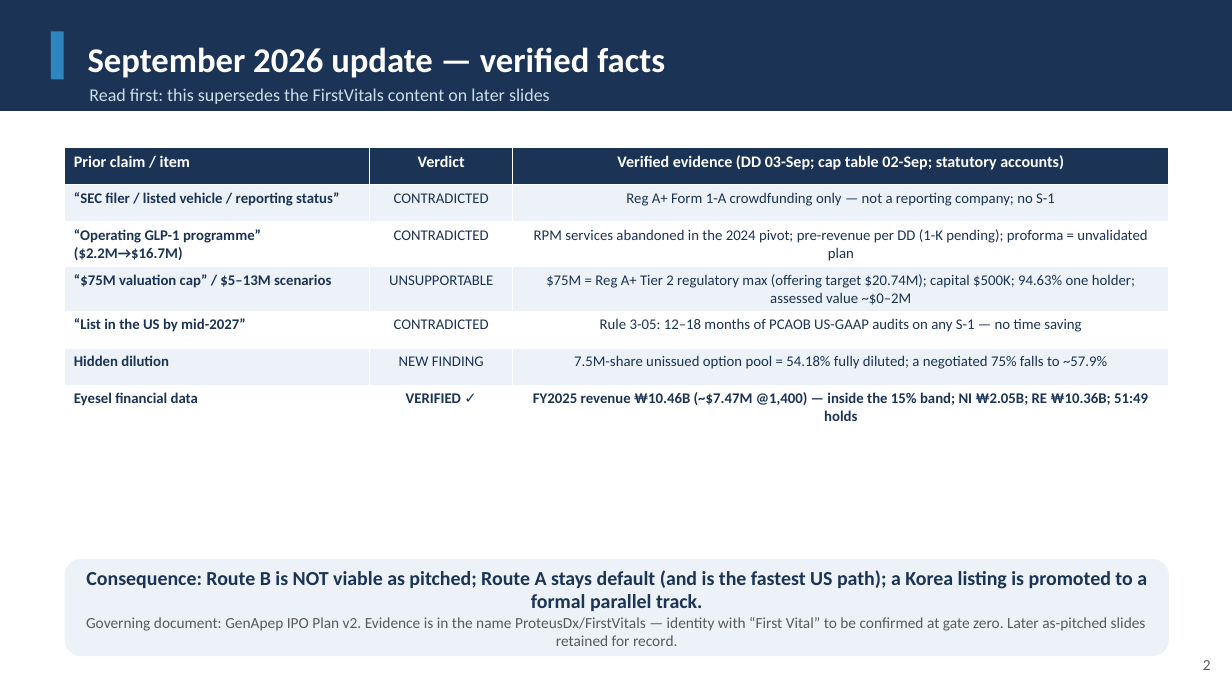
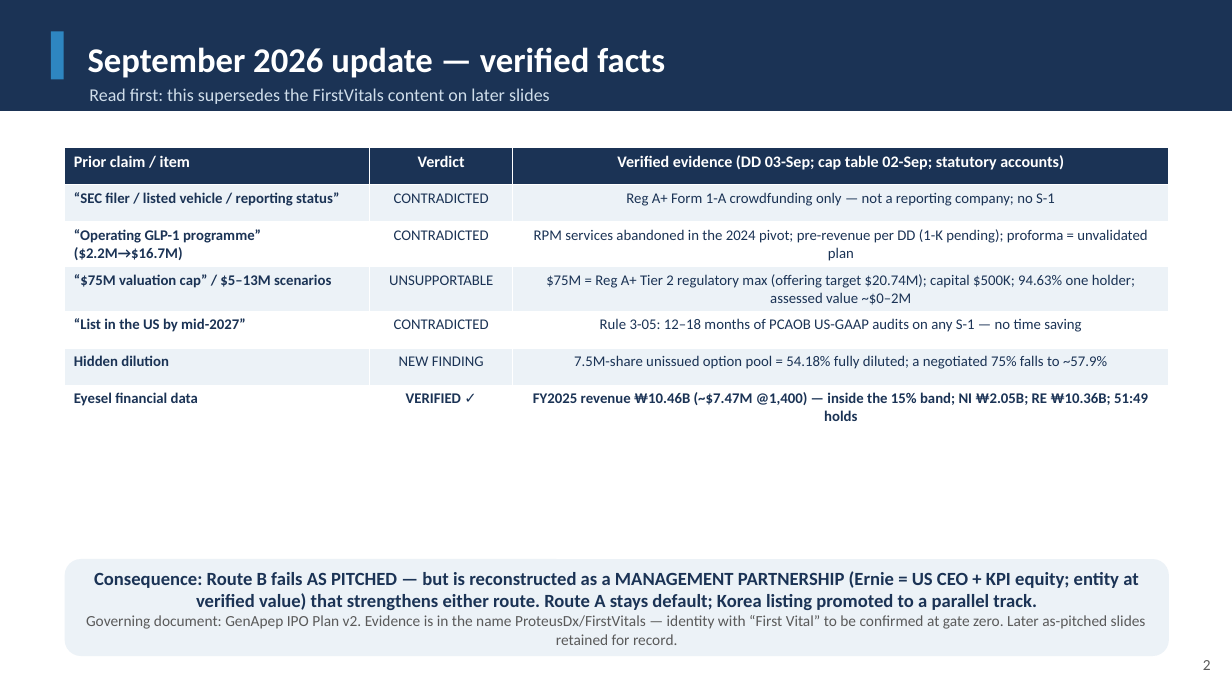
Before and after one commit to leicatam/gamification, a slide deck: slide 2 of synexo/GenApep_Executive_Presentation.pptx. Drawn at 1232x693 pixels with LibreOffice and Linux fonts; fonts in the diff are those of the drawing. Boxes give left, top, right and bottom in pixels: in the first picture for what was removed or moved away, otherwise in the second. Text is boxed around its words. In the diff, an @@ line names an element or a change of style, - is before the commit and + after.

```diff
--- a/synexo/GenApep_Executive_Presentation.pptx
+++ b/synexo/GenApep_Executive_Presentation.pptx
@@ text in rounded rectangle at [94,571,1138,610]: text changed; size 15.5 to 14.5 pt @@
-Consequence: Route B is NOT viable as pitched; Route A stays default (and is the fastest US path); a Korea listing is promoted to a formal parallel track.
+Consequence: Route B fails AS PITCHED — but is reconstructed as a MANAGEMENT PARTNERSHIP (Ernie = US CEO + KPI equity; entity at verified value) that strengthens either route. Route A stays default; Korea listing promoted to a parallel track.
```
Also in this commit, not shown: 7 other slides changed, 1 slide added, 11 other files.
